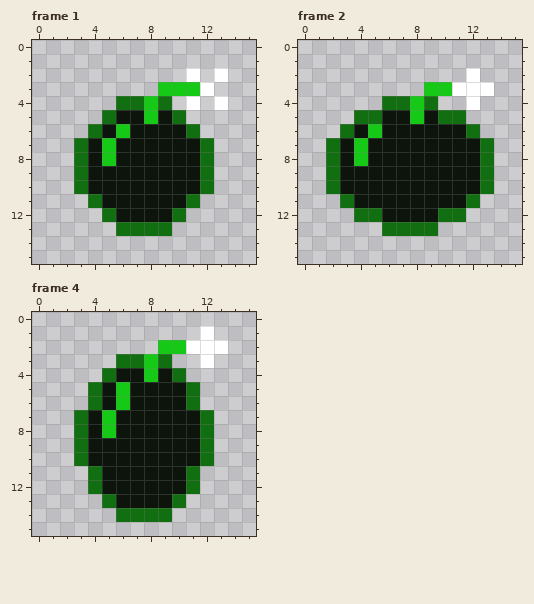
One commit to this animated GIF sprite: src/assets/bomb.gif. Above: the version before the commit.
The file is 16x16 pixels, 4 frames. Shown: frame 1, frame 2, frame 4. The commit also changed other frames, which this record leaves out.
And afterwards:
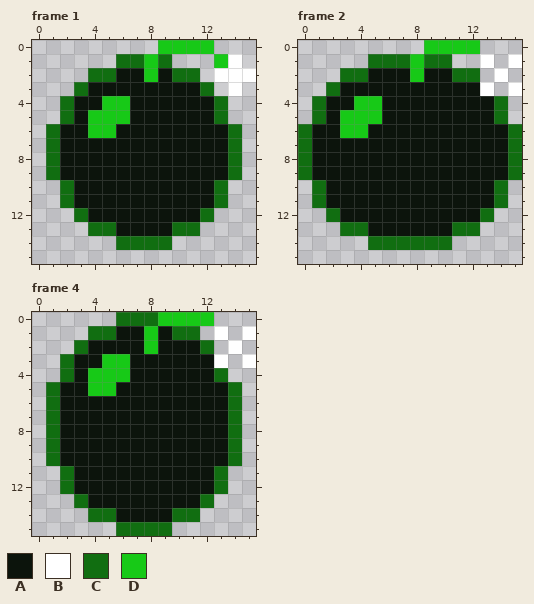
Palette (. is transparent): A #0c140c  B #ffffff  C #116e11  D #17c917
Diff:
--- frame 1
@@ x 0..15 @@
- 0 ................
- 1 ................
- 2 ...........B.B..
- 3 .........DDDB...
- 4 ......CCDC.B.B..
- 5 .....CAADAC.....
- 6 ....CADAAAAC....
- 7 ...CADAAAAAAC...
- 8 ...CADAAAAAAC...
- 9 ...CAAAAAAAAC...
-10 ...CAAAAAAAAC...
-11 ....CAAAAAAC....
-12 .....CAAAAC.....
-13 ......CCCC......
-14 ................
+ 0 .........DDDD...
+ 1 ......CCDC...DB.
+ 2 ....CCAADACC.BBB
+ 3 ...CAAAAAAAAC.B.
+ 4 ..CAADDAAAAAAC..
+ 5 ..CADDDAAAAAAC..
+ 6 .CAADDAAAAAAAAC.
+ 7 .CAAAAAAAAAAAAC.
+ 8 .CAAAAAAAAAAAAC.
+ 9 .CAAAAAAAAAAAAC.
+10 ..CAAAAAAAAAAC..
+11 ..CAAAAAAAAAAC..
+12 ...CAAAAAAAAC...
+13 ....CCAAAACC....
+14 ......CCCC......
 15 ................
--- frame 2
@@ x 0..15 @@
- 0 ................
- 1 ................
- 2 ............B...
- 3 .........DDBBB..
- 4 ......CCDC..B...
- 5 ....CCAADACC....
- 6 ...CADAAAAAAC...
- 7 ..CADAAAAAAAAC..
- 8 ..CADAAAAAAAAC..
- 9 ..CAAAAAAAAAAC..
-10 ..CAAAAAAAAAAC..
-11 ...CAAAAAAAAC...
-12 ....CCAAAACC....
-13 ......CCCC......
-14 ................
+ 0 .........DDDD...
+ 1 .....CCCDCC..B.B
+ 2 ...CCAAADAACC.B.
+ 3 ..CAAAAAAAAAAB.B
+ 4 .CAADDAAAAAAAAC.
+ 5 .CADDDAAAAAAAAC.
+ 6 CAADDAAAAAAAAAAC
+ 7 CAAAAAAAAAAAAAAC
+ 8 CAAAAAAAAAAAAAAC
+ 9 CAAAAAAAAAAAAAAC
+10 .CAAAAAAAAAAAAC.
+11 .CAAAAAAAAAAAAC.
+12 ..CAAAAAAAAAAC..
+13 ...CCAAAAAACC...
+14 .....CCCCCC.....
 15 ................
--- frame 4
@@ x 0..15 @@
- 0 ................
- 1 ............B...
- 2 .........DDBBB..
- 3 ......CCDC..B...
- 4 .....CAADAC.....
- 5 ....CADAAAAC....
- 6 ....CADAAAAC....
- 7 ...CADAAAAAAC...
- 8 ...CADAAAAAAC...
- 9 ...CAAAAAAAAC...
-10 ...CAAAAAAAAC...
-11 ....CAAAAAAC....
-12 ....CAAAAAAC....
-13 .....CAAAAC.....
-14 ......CCCC......
-15 ................
+ 0 ......CCCDDDD...
+ 1 ....CCAADACC.B.B
+ 2 ...CAAAADAAAC.B.
+ 3 ..CAADDAAAAAAB.B
+ 4 ..CADDDAAAAAAC..
+ 5 .CAADDAAAAAAAAC.
+ 6 .CAAAAAAAAAAAAC.
+ 7 .CAAAAAAAAAAAAC.
+ 8 .CAAAAAAAAAAAAC.
+ 9 .CAAAAAAAAAAAAC.
+10 .CAAAAAAAAAAAAC.
+11 ..CAAAAAAAAAAC..
+12 ..CAAAAAAAAAAC..
+13 ...CAAAAAAAAC...
+14 ....CCAAAACC....
+15 ......CCCC......
